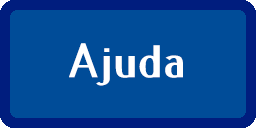
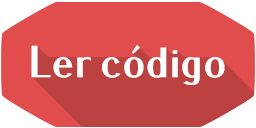
Layer changes from the first w=256, h=128 image to the second:
renamed "Ajuda" to "Ler código", painted on it over [31, 43, 225, 86]
added layer "Camada 4" above "Camada 3" over [32, 46, 255, 127]
added layer "Camada 3" above "fundo laranja" over [1, 2, 255, 127]
hid "Camada 2" over [0, 0, 256, 128]
